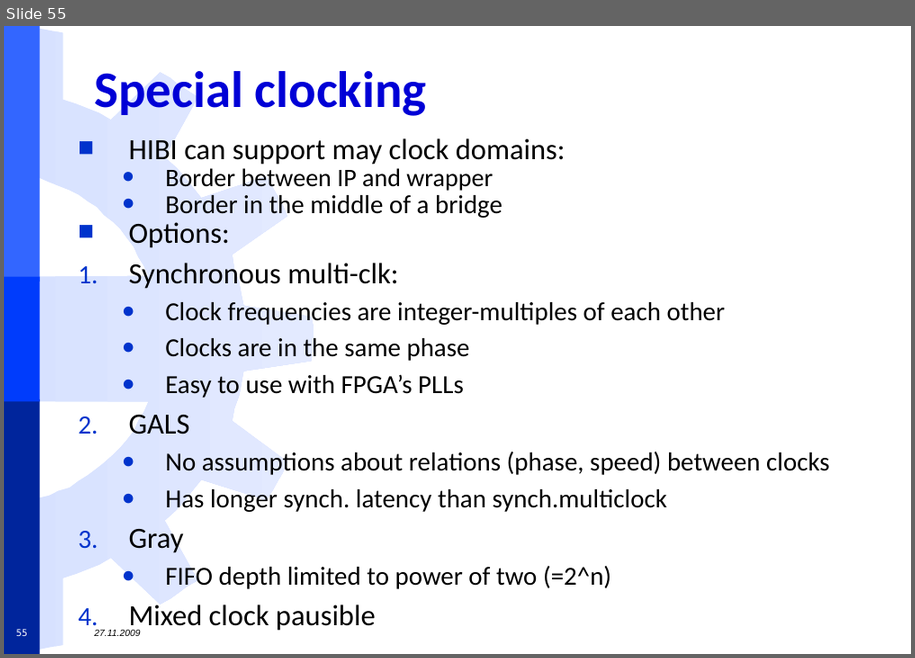
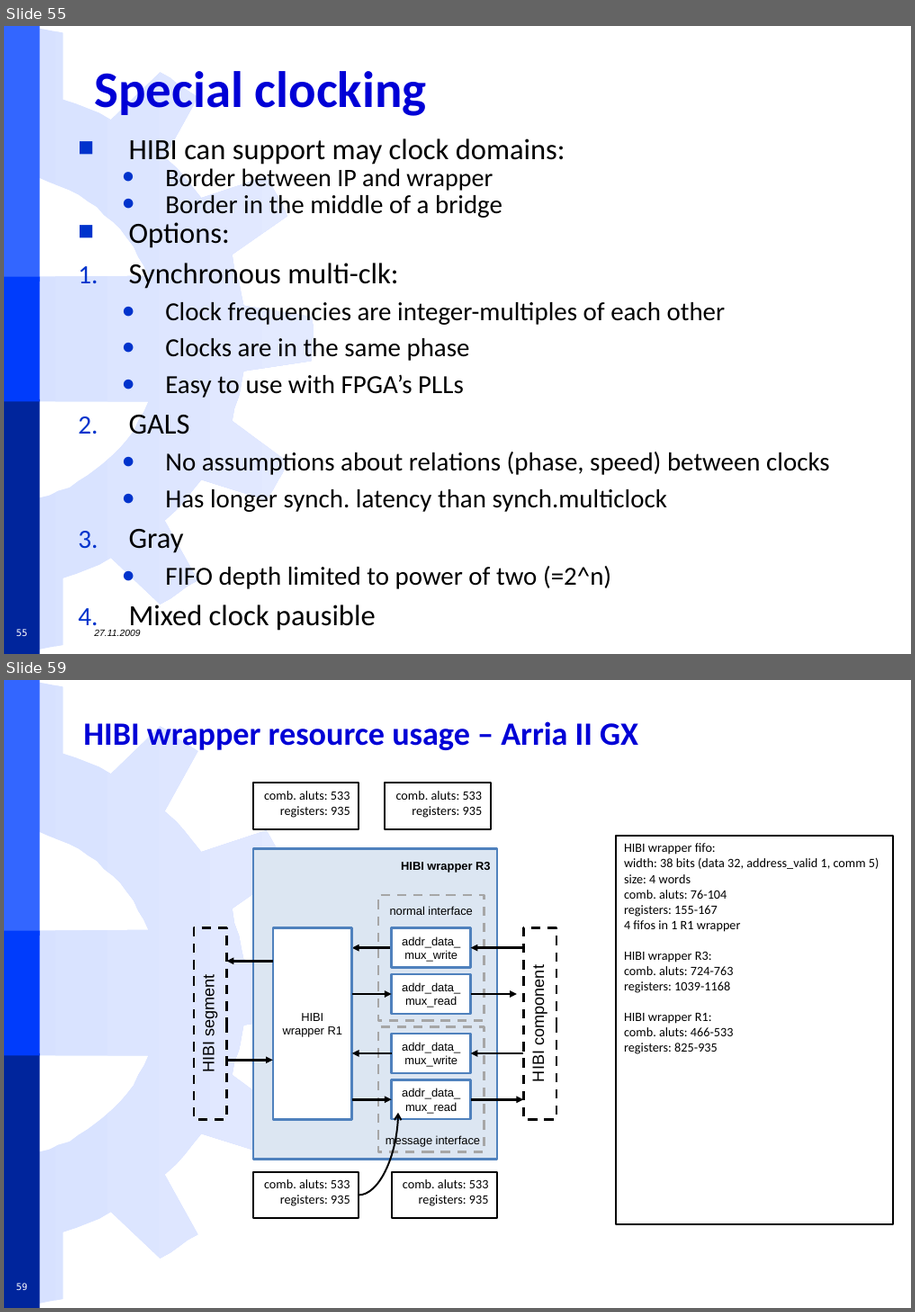
Before and after one commit to freecores/funbase_ip_library, a slide deck: TUT/ip.hwp.communication/hibi/doc/Datasheet/Fig/HIBI datasheet presentation v6_wikikuvat.pptx. Shown one above the other, each under a label of ours: slide 55 before the commit, slides 55 and 59 after it; the slides between them are not shown. The pictures are 915x658 and 915x1312 pixels, drawn with LibreOffice and Linux fonts; fonts in the diff are those of the drawing; background and template pictures are left out. Boxes give left, top, right and bottom in pixels: in the first picture for what was removed or moved away, otherwise in the second. Text is boxed around its words. In the diff, an @@ line names an element or a change of style, - is before the commit and + after.

```diff
--- a/TUT/ip.hwp.communication/hibi/doc/Datasheet/Fig/HIBI datasheet presentation v6_wikikuvat.pptx
+++ b/TUT/ip.hwp.communication/hibi/doc/Datasheet/Fig/HIBI datasheet presentation v6_wikikuvat.pptx
@@ slide 59 added at (x1=4, y1=680, x2=911, y2=1308), background #FFFFFF; not listed: 4 template elements that a slide beside it also shows @@
@@ title added at (x1=83, y1=721, x2=638, y2=750), 28 pt, text #0000D6, bold @@
+HIBI wrapper resource usage – Arria II GX
@@ rectangle added at (x1=253, y1=783, x2=360, y2=829), fill #FFFFFF, outline #000000 1.5 pt, 11 pt, text #000000 @@
+comb. aluts: 533
+registers: 935
@@ rectangle added at (x1=385, y1=783, x2=491, y2=829), fill #FFFFFF, outline #000000 1.5 pt, 11 pt, text #000000 @@
+comb. aluts: 533
+registers: 935
@@ rectangle added at (x1=616, y1=836, x2=893, y2=1225), fill #FFFFFF, outline #000000 1.5 pt, 11 pt, text #000000 @@
+HIBI wrapper fifo:
+width: 38 bits (data 32, address_valid 1, comm 5)
+size: 4 words
+comb. aluts: 76-104
+registers: 155-167
+4 fifos in 1 R1 wrapper
+HIBI wrapper R3:
+comb. aluts: 724-763
+registers: 1039-1168
+HIBI wrapper R1:
+comb. aluts: 466-533
+registers: 825-935
@@ rectangle added at (x1=253, y1=849, x2=497, y2=1159), fill #DCE6F2, outline #4F81BD 2 pt @@
@@ text added at (x1=401, y1=862, x2=490, y2=873), 10 pt, text #000000, bold @@
+HIBI wrapper R3
@@ rectangle added at (x1=378, y1=895, x2=484, y2=1021), outline #A6A6A6 2 pt dashed @@
@@ text added at (x1=390, y1=906, x2=472, y2=915), 10 pt, text #000000 @@
+normal interface
@@ rectangle added at (x1=194, y1=928, x2=226, y2=1119), outline #000000 2 pt dashed, 14 pt, text #000000 @@
+HIBI segment
@@ rectangle added at (x1=273, y1=928, x2=351, y2=1119), fill #FFFFFF, outline #4F81BD 2 pt, 10 pt, text #000000 @@
+HIBI wrapper R1
@@ arrow added from (392, 948) to (352, 948), #000000 2 pt @@
@@ rectangle added at (x1=392, y1=928, x2=470, y2=967), fill #FFFFFF, outline #4F81BD 2 pt, 10 pt, text #000000 @@
+addr_data_mux_write
@@ arrow added from (523, 948) to (470, 948), #000000 2 pt @@
@@ rectangle added at (x1=524, y1=928, x2=557, y2=1119), outline #000000 2 pt dashed, 14 pt, text #000000 @@
+HIBI component
@@ arrow added from (273, 962) to (227, 962), #000000 2 pt @@
@@ rectangle added at (x1=392, y1=974, x2=470, y2=1013), fill #FFFFFF, outline #4F81BD 2 pt, 10 pt, text #000000 @@
+addr_data_mux_read
@@ arrow added from (352, 994) to (392, 994), #000000 2 pt @@
@@ arrow added from (470, 994) to (518, 994), #000000 2 pt @@
@@ rectangle added at (x1=378, y1=1026, x2=484, y2=1152), outline #A6A6A6 2 pt dashed @@
@@ arrow added from (392, 1054) to (352, 1054), #000000 2 pt @@
@@ rectangle added at (x1=392, y1=1034, x2=470, y2=1073), fill #FFFFFF, outline #4F81BD 2 pt, 10 pt, text #000000 @@
+addr_data_mux_write
@@ arrow added from (523, 1054) to (470, 1054), #000000 2 pt @@
@@ arrow added from (227, 1061) to (273, 1061), #000000 2 pt @@
@@ rectangle added at (x1=392, y1=1080, x2=470, y2=1119), fill #FFFFFF, outline #4F81BD 2 pt, 10 pt, text #000000 @@
+addr_data_mux_read
@@ arrow added from (352, 1099) to (392, 1099), #000000 2 pt @@
@@ arrow added from (470, 1099) to (523, 1099), #000000 2 pt @@
@@ curved arrow added from (360, 1195) to (398, 1113), #000000 1.5 pt @@
@@ text added at (x1=386, y1=1135, x2=480, y2=1147), 10 pt, text #000000 @@
+message interface
@@ rectangle added at (x1=253, y1=1172, x2=360, y2=1218), fill #FFFFFF, outline #000000 1.5 pt, 11 pt, text #000000 @@
+comb. aluts: 533
+registers: 935
@@ rectangle added at (x1=392, y1=1172, x2=497, y2=1218), fill #FFFFFF, outline #000000 1.5 pt, 11 pt, text #000000 @@
+comb. aluts: 533
+registers: 935
@@ page number added at (x1=17, y1=1283, x2=27, y2=1290), 8 pt, text #FFFFFF @@
+59
```
Also in this commit, not shown: 8 other slides added.
